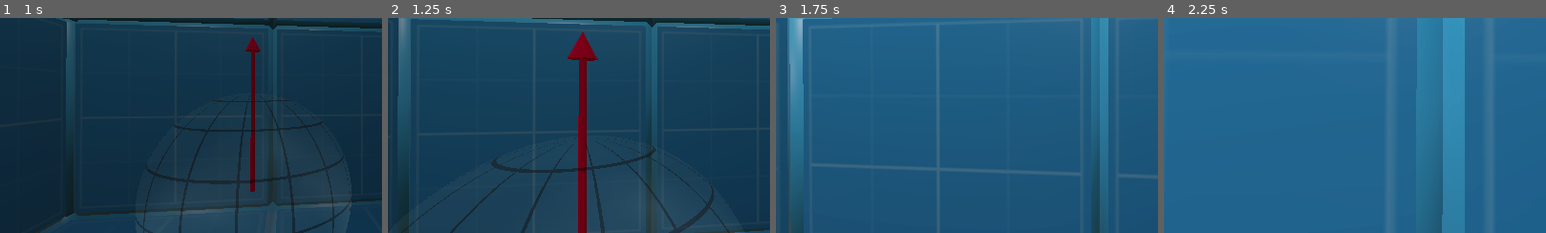
Above: before the commit, frames 1-4 (left to right).
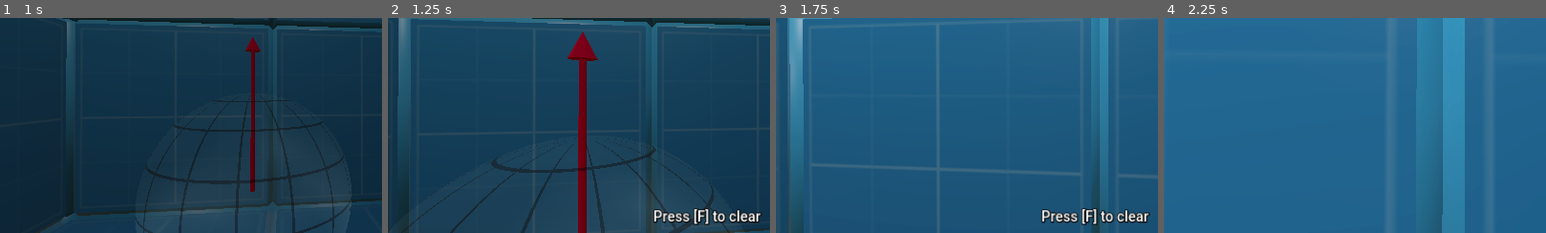
Above: after the commit, the same moments.

Repository: tdejong00/qugame
Game: Godot game, scene res://scenes/levels/sandbox/sandbox.tscn
Same seed, same stepped clock (60 frames per second), same inputs: the game is played once before the commit and once after it. This scene is started directly instead of the project's main scene.
Inputs (mouse positions are % of the whole screen's width and height, from its top left):
- Up to frame 1 (1 s): tap Enter (ui_accept) at 0.5 s; move the mouse to (55, 50) at 0.52 s; hold W (move_up) from 0.53 s (still down); tap F (interact) at 0.6 s; tap Space (jump) at 0.77 s
- Up to frame 2 (1.25 s): keep holding W (move_up)
- Up to frame 3 (1.75 s): keep holding W (move_up); tap F (interact) at 1.25, 1.35 s; move the mouse to (45, 50) at 1.27 s; tap Space (jump) at 1.52 s
- Up to frame 4 (2.25 s): keep holding W (move_up); move the mouse to (52, 48) at 2.02 s; hold Shift (sprint) from 2.03 s (still down)
The pictures show only the part of the screen within x 8-58%, y 33-83%; the shares and areas given below are measured in that part.

Frame 1 is identical in both runs. In frame 2, 1.2% of the frame differs, in the area x 69-98%, y 88-97%; in frame 3, 1.3%; in frame 4, nothing differs.

Commit message:
Improve interactables

Diff:
--- a/project.godot
+++ b/project.godot
@@ -13,6 +13,7 @@
 config/name="Final Project"
 run/main_scene="res://scenes/levels/tutorial/tutorial.tscn"
 config/features=PackedStringArray("4.3", "Forward Plus")
+config/icon="res://icon.svg"
 
 [autoload]
 
--- a/scenes/entities/player/player.gd
+++ b/scenes/entities/player/player.gd
@@ -35,6 +35,9 @@
 
 
 func _ready() -> void:
+    SignalBus.interactable_area_entered.connect(_on_interactable_area_entered)
+    SignalBus.interactable_area_exited.connect(_on_interactable_area_exited)
+
     # Stop ray cast from hitting player
     _ray_cast.add_exception(self)
 
@@ -43,15 +46,6 @@
 
 
 func _physics_process(delta: float) -> void:
-    # Determine if looking at interactable object
-    if not _ray_cast.is_colliding() or _ray_cast.get_collider().get_parent() is not Interactable:
-        interactable = null
-        SignalBus.change_interaction_label.emit("")
-    else:
-        var collider = _ray_cast.get_collider().get_parent()
-        interactable = collider
-        SignalBus.change_interaction_label.emit(collider.interaction_text)
-
     # Handle gravity
     if not is_on_floor():
         velocity.y -= gravity * delta
@@ -120,3 +114,14 @@
     v.y = sin(t * bob_frequency) * bob_amplitude
     v.x = cos(t * bob_frequency / 2) * bob_amplitude
     _camera.transform.origin = v
+
+
+func _on_interactable_area_entered(interactable: Interactable) -> void:
+    self.interactable = interactable
+    SignalBus.change_interaction_label.emit(interactable.interaction_text)
+
+
+func _on_interactable_area_exited(interactable: Interactable) -> void:
+    if self.interactable == interactable:
+        SignalBus.change_interaction_label.emit("")
+        interactable = null
--- a/scenes/objects/interactable.gd
+++ b/scenes/objects/interactable.gd
@@ -4,7 +4,7 @@
 ## Whether the interactable can be interacted with.
 @export var active: bool = false : set = _set_active
 ## Interaction radius of the interactable _area.
-@export_range(0.0, 100.0) var interaction_radius: float = 2.5
+@export_range(0.0, 100.0) var interaction_radius: float = 2.0
 
 ## Text which will be displayed while interactable.
 var interaction_text: String = "Press [F] to interact."
@@ -16,6 +16,10 @@
 func _init() -> void:
     # Create Area3D node
     _area = Area3D.new()
+    _area.collision_layer = 2
+    _area.collision_mask = 4
+    _area.body_entered.connect(_on_body_entered)
+    _area.body_exited.connect(_on_body_exited)
 
     # Create spherical CollisionShape3D node with specified radius
     var shape = SphereShape3D.new()
@@ -37,3 +41,11 @@
     else:
         _area.remove_child(_collision_shape)
         remove_child(_area)
+
+
+func _on_body_entered(body: Node3D) -> void:
+    SignalBus.interactable_area_entered.emit(self)
+
+
+func _on_body_exited(body: Node3D) -> void:
+    SignalBus.interactable_area_exited.emit(self)
--- a/scenes/signal_bus.gd
+++ b/scenes/signal_bus.gd
@@ -26,3 +26,9 @@
 
 ## Emitted when the scene should transition to the next scene using a fade out.
 signal fade_out(packed_scene: PackedScene)
+
+# Emitted when the area of an interactable is entered by the player.
+signal interactable_area_entered(interactable: Interactable)
+
+# Emitted when the area of an interactable is exited by the player.
+signal interactable_area_exited(interactable: Interactable)
